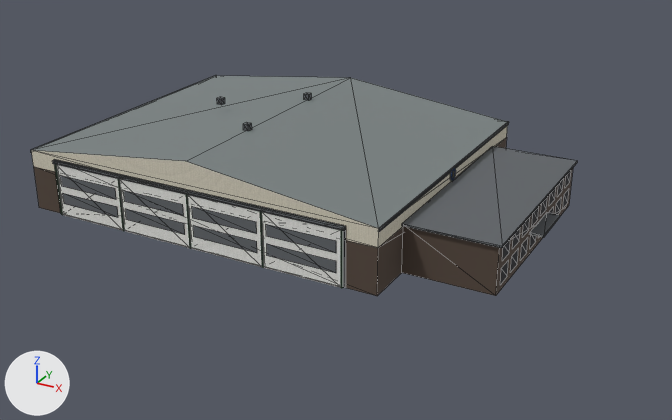
The glTF model airport-cyxd/PackageSources/modelLib/cyxd_hangar5/cyxd_hangar5.gltf: old version first, new version second.
The view is the same before and after, from a camera (50 mm lens) standing at (68.1, -107.1, 52.4) and looking at (11.1, -3.5, 0.6). Every picture has the same lights, and +X, +Y and +Z are marked at lower left. The picture after the commit comes second. Mesh edges are drawn as thin lines. Vertices at exactly the same position are counted once.

The first picture shows 'cyxd_hangar5'.
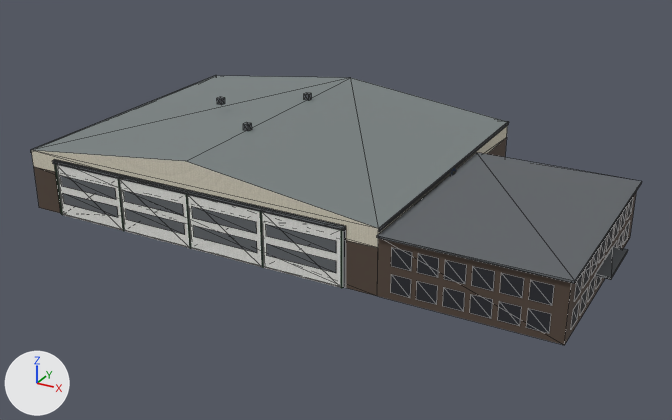
Boxes [x1, y1, x2, y2] around the edits, measured in the pictures (672 x 420 px; the box of a moved part takes in the faces that stretch with it):
'cyxd_hangar5', reshaped (12% wider, 22% taller): before [31, 75, 577, 296]; after [31, 75, 642, 345]
part 1 of me_cyxd_hangar5, moved or reshaped: before [549, 207, 554, 214]; after [623, 221, 630, 244]
part 2 of me_cyxd_hangar5, moved or reshaped (not visible before): after [618, 231, 624, 248]
part 3 of me_cyxd_hangar5, moved or reshaped: before [530, 235, 536, 248]; after [613, 242, 617, 247]
part 4 of me_cyxd_hangar5, moved or reshaped (not visible afterwards): before [520, 237, 528, 260]
part 5 of me_cyxd_hangar5, moved or reshaped: before [510, 248, 519, 272]; after [596, 277, 601, 288]
part 6 of me_cyxd_hangar5, moved or reshaped: before [500, 260, 509, 285]; after [588, 276, 596, 301]
part 7 of me_cyxd_hangar5, moved or reshaped: before [502, 240, 510, 261]; after [580, 287, 588, 314]
part 8 of me_cyxd_hangar5, moved or reshaped: before [512, 228, 520, 249]; after [571, 300, 580, 329]
part 9 of me_cyxd_hangar5, moved or reshaped: before [549, 187, 556, 206]; after [627, 197, 633, 219]
part 10 of me_cyxd_hangar5, moved or reshaped: before [541, 196, 548, 215]; after [620, 206, 627, 230]
part 11 of me_cyxd_hangar5, moved or reshaped: before [532, 207, 539, 226]; after [613, 215, 621, 241]
part 12 of me_cyxd_hangar5, moved or reshaped: before [522, 217, 530, 237]; after [607, 226, 614, 250]
part 13 of me_cyxd_hangar5, moved or reshaped: before [557, 178, 564, 197]; after [599, 236, 607, 262]
part 14 of me_cyxd_hangar5, moved or reshaped: before [555, 197, 562, 215]; after [591, 248, 599, 275]
part 15 of me_cyxd_hangar5, moved or reshaped: before [565, 170, 571, 187]; after [583, 260, 591, 287]
part 16 of me_cyxd_hangar5, moved or reshaped: before [563, 189, 569, 208]; after [574, 272, 583, 301]
part 17 of me_cyxd_hangar5, moved or reshaped: before [402, 146, 577, 248]; after [377, 152, 642, 284]
part 18 of me_cyxd_hangar5, moved or reshaped: before [529, 212, 560, 238]; after [595, 247, 628, 280]
part 19 of me_cyxd_hangar5, deleted (brown): before [402, 168, 573, 296]
part 20 of me_cyxd_hangar5, added: after [377, 192, 636, 345]

Patch to the scene script:
```diff
--- a/airport-cyxd/PackageSources/modelLib/cyxd_hangar5/cyxd_hangar5.gltf.py
+++ b/airport-cyxd/PackageSources/modelLib/cyxd_hangar5/cyxd_hangar5.gltf.py
@@ me_cyxd_hangar5 @@
 # used by ob_cyxd_hangar5; location = (0.0, 0.0, 0.0)
-me_cyxd_hangar5.from_pydata(...)  # 346 vertices, 380 faces; spans x -26.7..40.3, y -22.0..21.6, z 0.0..12.7
+me_cyxd_hangar5.from_pydata(...)  # 393 vertices, 404 faces; spans x -26.7..50.3, y -22.0..21.6, z 0.0..12.7
+# me_cyxd_hangar5 part 1: the loose piece of 4 vertices spanning x 38.6, y 4.2..6.7, z 0.9..3.1 is moved by (10.0, -0.2, 0.1)
+# me_cyxd_hangar5 part 2: the loose piece of 4 vertices spanning x 38.6, y 0.6..3.1, z 0.9..3.1 is moved by (10.0, 0.0, 0.1)
+# me_cyxd_hangar5 part 3: the loose piece of 4 vertices spanning x 38.6, y -3.1..-0.6, z 0.9..3.1 is moved by (10.0, 0.2, 0.1)
+# me_cyxd_hangar5 part 4: the loose piece of 4 vertices spanning x 38.6, y -6.7..-4.2, z 0.9..3.1 is moved by (10.0, 0.5, 0.1)
+# me_cyxd_hangar5 part 5: the loose piece of 4 vertices spanning x 38.6, y -10.3..-7.8, z 0.9..3.1 is moved by (10.0, 0.7, 0.1)
+# me_cyxd_hangar5 part 6: the loose piece of 4 vertices spanning x 38.6, y -13.9..-11.4, z 0.9..3.1 is moved by (10.0, 0.9, 0.1)
+# me_cyxd_hangar5 part 7: the loose piece of 4 vertices spanning x 38.6, y -13.9..-11.4, z 4.0..6.2 is moved by (10.0, -2.5, -3.0)
+# me_cyxd_hangar5 part 8: the loose piece of 4 vertices spanning x 38.6, y -10.3..-7.8, z 4.0..6.2 is moved by (10.0, -9.5, -3.0)
+# me_cyxd_hangar5 part 9: the loose piece of 4 vertices spanning x 38.6, y 4.2..6.7, z 4.0..6.2 is moved by (10.0, -0.2, 0.4)
+# me_cyxd_hangar5 part 10: the loose piece of 4 vertices spanning x 38.6, y 0.6..3.1, z 4.0..6.2 is moved by (10.0, 0.0, 0.4)
+# me_cyxd_hangar5 part 11: the loose piece of 4 vertices spanning x 38.6, y -3.1..-0.6, z 4.0..6.2 is moved by (10.0, 0.2, 0.4)
+# me_cyxd_hangar5 part 12: the loose piece of 4 vertices spanning x 38.6, y -6.7..-4.2, z 4.0..6.2 is moved by (10.0, 0.5, 0.4)
+# me_cyxd_hangar5 part 13: the loose piece of 4 vertices spanning x 38.6, y 7.8..10.3, z 4.0..6.2 is moved by (10.0, -17.4, 0.4)
+# me_cyxd_hangar5 part 14: the loose piece of 4 vertices spanning x 38.6, y 7.8..10.3, z 0.9..3.1 is moved by (10.0, -20.8, 3.5)
+# me_cyxd_hangar5 part 15: the loose piece of 4 vertices spanning x 38.6, y 11.4..13.9, z 4.0..6.2 is moved by (10.0, -27.8, 0.4)
+# me_cyxd_hangar5 part 16: the loose piece of 4 vertices spanning x 38.6, y 11.4..13.9, z 0.9..3.1 is moved by (10.0, -31.1, 3.5)
+# me_cyxd_hangar5 part 17: the loose piece of 8 vertices spanning x 26.5..39.0, y -15.4..15.4, z 6.4..6.7 is scaled about its middle by (1.81, 1, 1), then moved by (5.0, -6.6, 1.2)
+# me_cyxd_hangar5 part 18: the loose piece of 8 vertices spanning x 38.5..40.3, y -3.5..3.5, z 3.1..3.4 is scaled about its middle by (1, 1.14, 1), then moved by (10.0, -6.6, 0.0)
+# me_cyxd_hangar5 part 19: the loose piece of 8 vertices spanning x 26.5..38.5, y -15.0..15.0, z 0.0..6.4 is deleted
+# me_cyxd_hangar5 part 20
+# 31 vertices are added at x 26.5..48.5, y -21.7..8.4, z 0.0..7.6
+# 24 new vertices lie (2.5, 0.0, 0.0) away from vertices in x 28.3..44.3, y -21.7, z 0.9..6.7
+# 34 new faces join them, mat_cyxd_flat (picture img_cyxd_palette_png)
 me_cyxd_hangar5.materials.append(mat_cyxd_flat)
```
